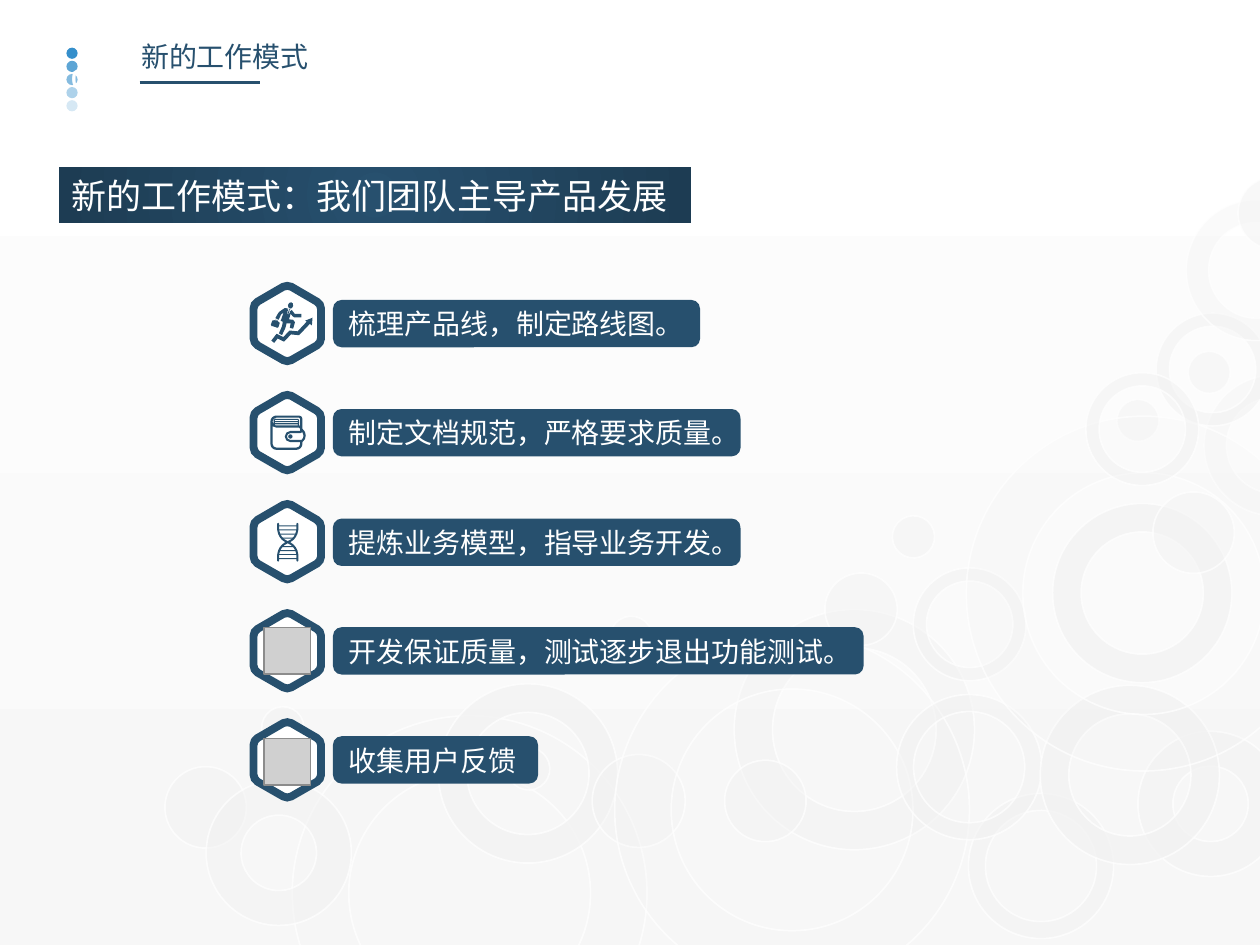
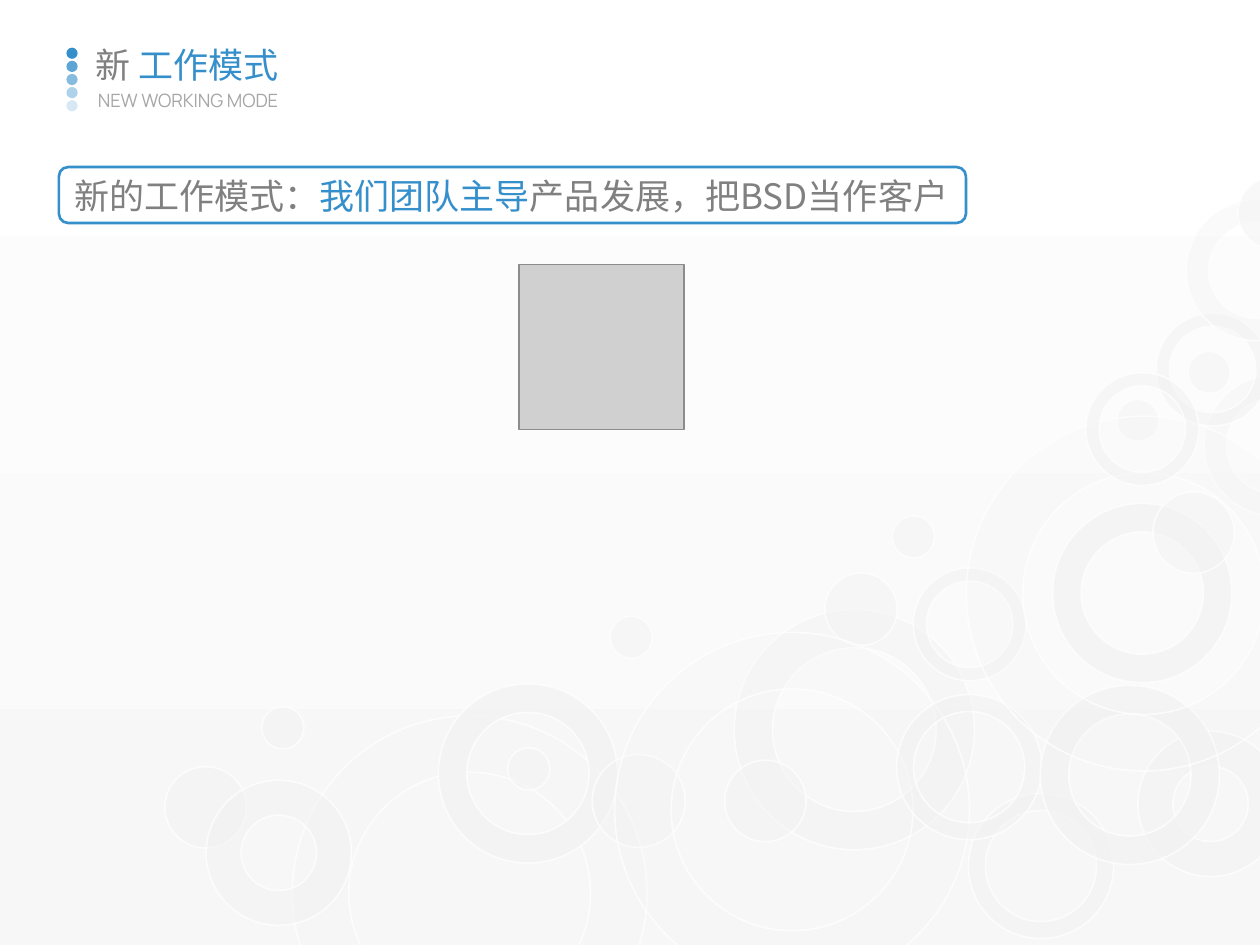
Before and after one commit to watermoonlx/presentation, a slide deck: slide 12 of [PO]PR Approval Control Panel.pptx. Drawn at 1260x945 pixels with LibreOffice and Linux fonts; fonts in the diff are those of the drawing; grey boxes stand for pictures. Boxes give left, top, right and bottom in pixels: in the first picture for what was removed or moved away, otherwise in the second. Text is boxed around its words. In the diff, an @@ line names an element or a change of style, - is before the commit and + after.

```diff
--- a/[PO]PR Approval Control Panel.pptx
+++ b/[PO]PR Approval Control Panel.pptx
@@ text at bbox=[95, 48, 278, 81]: text changed; size 16 to 20 pt; text colour #27506E to #358FCB @@
-新的工作模式
+新 工作模式
@@ text removed at bbox=[71, 63, 100, 94] @@
-03
@@ line removed from (140, 83) to (260, 83) @@
@@ text added at bbox=[98, 93, 278, 107], 10.5 pt, text #A6A6A6 @@
+NEW WORKING MODE
@@ rounded rectangle "新的工作模式：我们团队主导产品发展，把BSD当作客户": place and size @@
-rounded rectangle "新的工作模式：我们团队主导产品发展，把BSD当作客户" at bbox=[59, 168, 692, 223]
+rounded rectangle "新的工作模式：我们团队主导产品发展，把BSD当作客户" at bbox=[59, 168, 966, 223]
@@ rounded rectangle "新的工作模式：我们团队主导产品发展，把BSD当作客户" at bbox=[59, 168, 966, 223]: rectangle to rounded rectangle; fill gradient #27506E to #1D3C52 to #FFFFFF; outline none to #358FCB 1.5 pt @@
@@ text in rounded rectangle at bbox=[74, 179, 948, 213]: text changed; font Calibri to Noto Sans CJK SC; text colour #FFFFFF to #808080 @@
-新的工作模式：我们团队主导产品发展
+新的工作模式：我们团队主导产品发展，把BSD当作客户
@@ picture added at bbox=[519, 265, 684, 430] @@
@@ group removed at bbox=[253, 286, 698, 362]: 5 freeform shapes, 1 rounded rectangle @@
-梳理产品线，制定路线图。
@@ group removed at bbox=[253, 394, 738, 470]: 3 freeform shapes, 1 rounded rectangle @@
-制定文档规范，严格要求质量。
@@ group removed at bbox=[253, 504, 738, 580]: 10 freeform shapes, 1 rounded rectangle @@
-提炼业务模型，指导业务开发。
@@ freeform shape removed at bbox=[253, 612, 321, 688] @@
@@ picture removed at bbox=[265, 627, 311, 674] @@
@@ rounded rectangle removed at bbox=[334, 629, 862, 673] @@
-开发保证质量，测试逐步退出功能测试。
@@ freeform shape removed at bbox=[253, 722, 321, 798] @@
@@ picture removed at bbox=[265, 738, 311, 785] @@
@@ rounded rectangle removed at bbox=[334, 737, 537, 781] @@
-收集用户反馈
```
Also in this commit, not shown: 14 other slides changed, 12 slides added, 26 slides removed, 14 other files.
